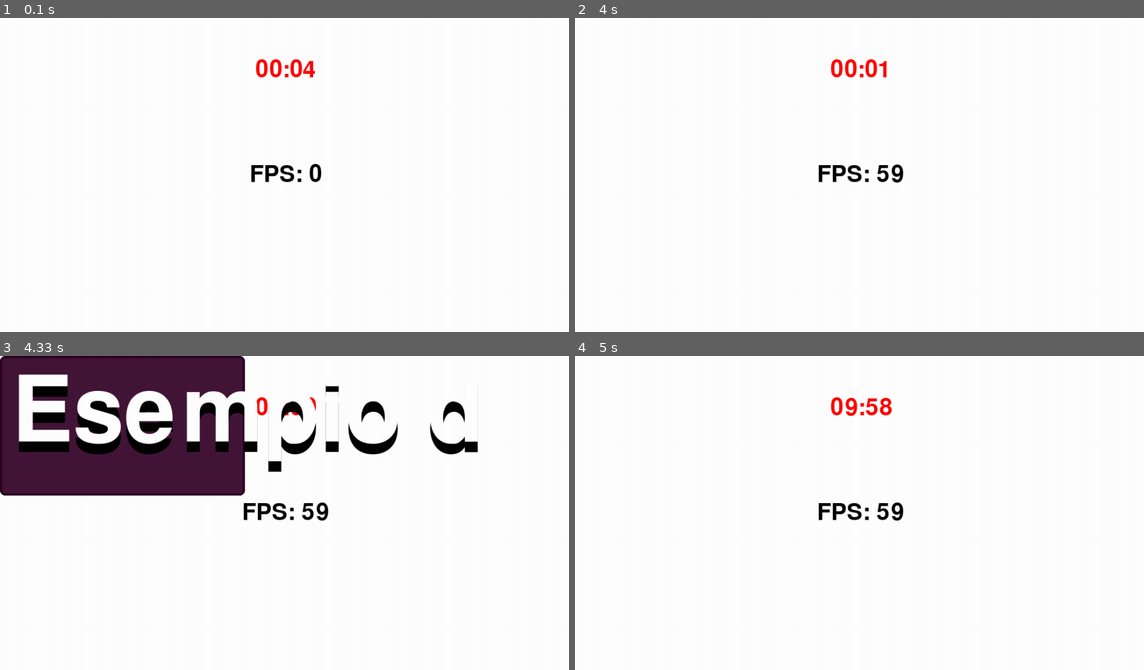
Above: before the commit, frames 1-4 (two rows, left to right).
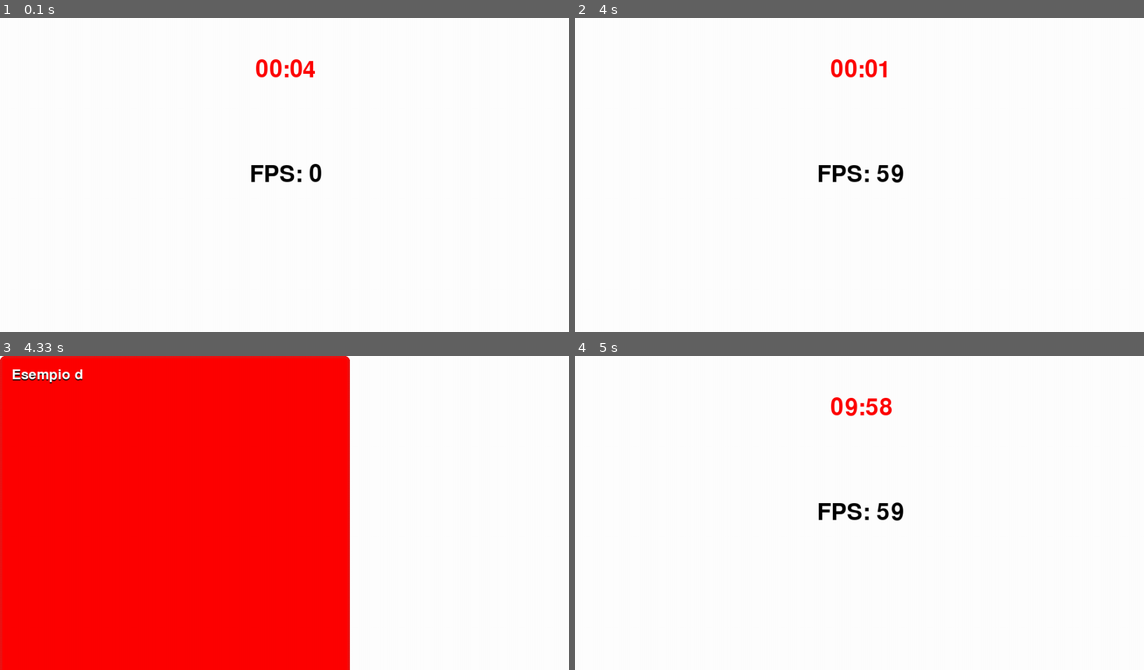
Above: after the commit, the same moments.

Repository: SenestroStefano/Tools_pygame
Game: pygame game, started from test.py
The game is run twice, just before and just after one commit, with the same random seed, the same clock (stepped at 60 frames per second) and the same inputs.
Inputs:
- Up to frame 1 (0.1 s): no input
- Up to frame 2 (4 s): tap Space at 0.33 s
- Up to frame 3 (4.33 s): no input
- Up to frame 4 (5 s): tap Space at 4.67 s

Frames 1-2 are identical in both runs. In frame 3, 62% of the frame differs, in the area x 0-85%, y 0-100%; in frame 4, nothing differs.

Commit message:
fix Input Object

Diff:
--- a/GameEngine.py
+++ b/GameEngine.py
@@ -6,6 +6,8 @@
 - Thanks for dowloading this file!
 
 """
+
+import pygame
 
 #TO DO add Player Component
 
@@ -105,7 +107,7 @@
         GE.__CheckErrors(Defaults, def_name, 0)
         GE.__CheckErrors(window_resolution, def_name, 1)
 
-        import pygame, time
+        import time
         self.__hw = window_resolution
         self.__dfWH = pygame.display.Info().current_w, pygame.display.Info().current_h
         self.__df_fps = fps
@@ -124,14 +126,12 @@
 
     def Quit(self):
         import sys
-        import pygame as py
 
         print(colored(("#fb3f3f"), "\n--- Exit from the program ---"))
-        py.quit()
+        pygame.quit()
         sys.exit()
 
     def getClock(self):
-        import pygame
         return pygame.time.Clock()
 
     def getCenterScreen(self):
@@ -154,12 +154,10 @@
         self.__Ticks += 1 / self.getFps()
         if int(self.__Ticks) > 1000:
             self.__Ticks = 0
-        import pygame
         pygame.display.flip()
         self.__clock.tick(self.getFps())
 
     def getTime(self):
-        import pygame
         return pygame.time.get_ticks()
 
     def getDeltaTime(self):
@@ -192,7 +190,6 @@
         return False
 
     def setScreen(self, resolution, fullscreen = False):
-        import pygame
         if fullscreen:
             self.__game_window = pygame.display.set_mode(resolution, pygame.FULLSCREEN)
         else:
@@ -657,7 +654,6 @@
 - ### Output --> pygame.font.render
 
 """
-        import pygame
         text = pygame.font.Font(self.__font, self.__size).render((self.__text1+str(self.__minutes)+str(self.__text2)+str(int(self.__seconds/GE.getFps()))), True, self.__color)
         if self.__pos == None: self.__pos = (GE.getScreen().get_width()/2 - text.get_width()/2, 35 * GE.getScreenMolt())
         GE.getScreen().blit(text, self.__pos)
@@ -765,11 +761,10 @@
         if self.__pos == None:
             self.__pos = GE.getScreenResolution()
 
-        import pygame
         self.__line = pygame.font.Font(self.__font, self.__size).render((self.__text), True, self.__color, self.__bg)
 
     def setPos(self, pos: tuple = (0, 0)):
-        self.__pos = pos
+        self.__pos = (pos[0] * GE.getScreenMolt(), pos[1] * GE.getScreenMolt())
 
     def getPos(self):
         return self.__pos
@@ -796,7 +791,6 @@
         self.__Print()
 
     def __Print(self):
-        import pygame
         self.__line = pygame.font.Font(self.__font, self.__size).render((self.__text), True, self.__color, self.__bg)
         text = self.__line
 
@@ -855,7 +849,6 @@
 
 """
     def __init__(self, background: tuple = (180, 192, 212), pos: tuple = None, wh: tuple = None, vel_text: int = 3, sho …(255 unchanged characters)…
-        import pygame
         """
 
 # Dialogue
@@ -926,7 +919,6 @@
 - #### Char limit 400
 
 """
-        import pygame
 
         self.__delay = 0
         self.__flag = False
@@ -1014,7 +1006,6 @@
         self.__delay += 10 / GE.getFps() * GE.getTimeMolt() * GE.getDeltaTime() * self.__incr
 
     def __PrintBG(self):
-        import pygame
         pygame.draw.rect(GE.getScreen(), self.__background, self.__rect, 0, 4 * int(GE.getScreenMolt() + 0.9))
         pygame.draw.rect(GE.getScreen(), tuple(map(lambda i, j: abs(i - j), self.__background, self.__dark)), self.__rect, 2 * int(GE.getScreenMolt() + 0.9), 4 * int(GE.getScreenMolt() + 0.9))
 
@@ -1106,13 +1097,9 @@
 
             if line.getPos()[0] + line.getSize()[0] + self.__ot*2 > self.__pos[0] + self.__wh[0]:
 
-                if (self.__wordlimit - self.__classic_wordlimit) > (self.__sizechar - self.__classic_sizechar):
-
-                    if self.__wordlimit - 1 >= 2:
-                        self.__wordlimit -= 1
-                else:
-                    if self.__sizechar - 1 >= 1:
-                        self.__sizechar -= 1
+                if self.__wordlimit - 1 >= 2:
+                    self.__wordlimit -= 1
+
 
                 self.__flag_format = True
 
@@ -1154,7 +1141,7 @@
 - ### Parametres -->  name: str = "default", commandlist : list = []
 
         """
-        self.__dict[name.lower()] = commandlist
+        self.__dict[name.lower()] = commandlist if type(commandlist) == list else [commandlist]
 
     def Check(self, name: str, key : classmethod, holded: bool = False):
         """
@@ -1165,7 +1152,6 @@
 - #### Returns: True/False
 
         """
-        import pygame
         key_pressed = pygame.key.name(key)
         key_holded = True if holded else bool(pygame.key.get_pressed().count(1))
 
--- a/test.py
+++ b/test.py
@@ -1,6 +1,5 @@
 from GameEngine import *
-import pygame as py
-import sys
+from GameEngine import pygame as py
 
 
 Molt_Time = 1
@@ -28,7 +27,7 @@
 
     showComands = True
 
-    dialogo = Dialogue(updateFunction=render, pos=(0, 0), wh=(210, 120), debug=False, background="#431638", colorshadow="Black", shadowdistance=6, size_char=90, wordsperline=9, escapeFunction=exit)
+    dialogo = Dialogue(updateFunction=render, pos=(0, 0), wh=(300, 400), debug=False, background="Red", colorshadow="Black", shadowdistance=6, size_char=12, wordsperline=9, escapeFunction=exit)
     timer = Timer(time = (0, 5), molt_sec = 1, myfunction=lambda: print("Vengo richiamato una volta sola"), color = "Red", reversed=True, removeEvents=True)
     testo = PrintLine(size=20, color="Black")
 
